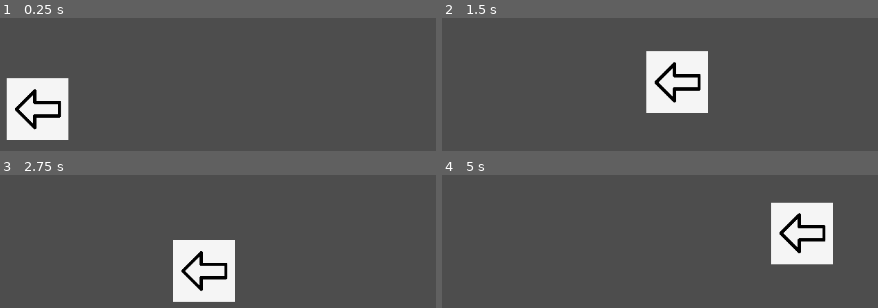
Above: before the commit, frames 1-4 (two rows, left to right).
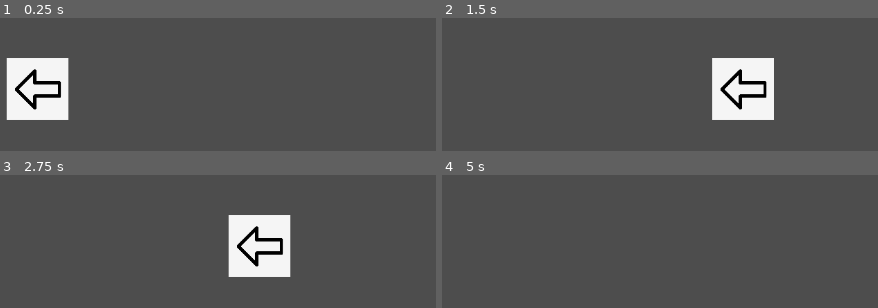
Above: after the commit, the same moments.

Repository: M1shaG/best-gamedev-ever
Game: Godot game, scene res://scenes/Game.tscn
Same seed, same stepped clock (60 frames per second), same inputs: the game is played once before the commit and once after it.
Inputs:
- Up to frame 1 (0.25 s): no input
- Up to frame 2 (1.5 s): tap Enter (ui_accept) at 0.5, 0.6, 0.77, 1.07, 1.35 s; hold Right (ui_right) from 0.53 s (still down)
- Up to frame 3 (2.75 s): tap Enter (ui_accept) at 1.52, 1.82, 2.1 s; release Right (ui_right) at 2.03 s; hold Left (ui_left) from 2.03 s (still down)
- Up to frame 4 (5 s): release Left (ui_left) at 2.78 s; hold Right (ui_right) 2.78-4.28 s; tap Enter (ui_accept) at 2.85, 3.02, 3.32, 3.6, 3.77, 4.07, 4.35, 4.52, 4.82 s; hold Left (ui_left) from 4.28 s (still down)

The runs differ from the first frame. In frame 1, 5.8% of the frame differs, in the area x 1-16%, y 30-92%; in frame 2, 13%, in the area x 46-77%, y 24-77%; in frame 3, 12%; in frame 4, 6.7%.

Commit message:
add up and down movement directions

Diff:
--- a/project.godot
+++ b/project.godot
@@ -33,3 +33,19 @@
 , Object(InputEventKey,"resource_local_to_scene":false,"resource_name":"","device":-1,"window_id":0,"alt_pressed":false …(183 unchanged characters)…
 ]
 }
+ui_up={
+"deadzone": 0.5,
+"events": [Object(InputEventKey,"resource_local_to_scene":false,"resource_name":"","device":0,"window_id":0,"alt_pressed":false,"shift_pressed":false,"ctrl_pressed":false,"meta_pressed":false,"pressed":false,"keycode":4194320,"physical_keycode":0,"key_label":0,"unicode":0,"location":0,"echo":false,"script":null)
+, Object(InputEventJoypadButton,"resource_local_to_scene":false,"resource_name":"","device":0,"button_index":11,"pressure":0.0,"pressed":false,"script":null)
+, Object(InputEventJoypadMotion,"resource_local_to_scene":false,"resource_name":"","device":0,"axis":1,"axis_value":-1.0,"script":null)
+, Object(InputEventKey,"resource_local_to_scene":false,"resource_name":"","device":-1,"window_id":0,"alt_pressed":false,"shift_pressed":false,"ctrl_pressed":false,"meta_pressed":false,"pressed":false,"keycode":0,"physical_keycode":87,"key_label":0,"unicode":119,"location":0,"echo":false,"script":null)
+]
+}
+ui_down={
+"deadzone": 0.5,
+"events": [Object(InputEventKey,"resource_local_to_scene":false,"resource_name":"","device":0,"window_id":0,"alt_pressed":false,"shift_pressed":false,"ctrl_pressed":false,"meta_pressed":false,"pressed":false,"keycode":4194322,"physical_keycode":0,"key_label":0,"unicode":0,"location":0,"echo":false,"script":null)
+, Object(InputEventJoypadButton,"resource_local_to_scene":false,"resource_name":"","device":0,"button_index":12,"pressure":0.0,"pressed":false,"script":null)
+, Object(InputEventJoypadMotion,"resource_local_to_scene":false,"resource_name":"","device":0,"axis":1,"axis_value":1.0,"script":null)
+, Object(InputEventKey,"resource_local_to_scene":false,"resource_name":"","device":-1,"window_id":0,"alt_pressed":false,"shift_pressed":false,"ctrl_pressed":false,"meta_pressed":false,"pressed":false,"keycode":0,"physical_keycode":83,"key_label":0,"unicode":115,"location":0,"echo":false,"script":null)
+]
+}
--- a/scenes/Game.tscn
+++ b/scenes/Game.tscn
@@ -1,21 +1,10 @@
-[gd_scene load_steps=3 format=3 uid="uid://cc3uygnixy2a6"]
+[gd_scene load_steps=2 format=3 uid="uid://cc3uygnixy2a6"]
 
 [ext_resource type="PackedScene" uid="uid://50aa3itmoamg" path="res://scenes/main_ch.tscn" id="1_ibkli"]
-
-[sub_resource type="WorldBoundaryShape2D" id="WorldBoundaryShape2D_ibkli"]
-distance = -78.2
 
 [node name="Node2D" type="Node2D"]
 
 [node name="CharacterBody2D" parent="." instance=ExtResource("1_ibkli")]
 position = Vector2(-560, -317)
 
-[node name="StaticBody2D" type="StaticBody2D" parent="."]
-position = Vector2(-560, -317)
-
-[node name="CollisionShape2D" type="CollisionShape2D" parent="StaticBody2D"]
-position = Vector2(550, 0)
-scale = Vector2(5, 5)
-shape = SubResource("WorldBoundaryShape2D_ibkli")
-
 [node name="Camera2D" type="Camera2D" parent="."]
--- a/scripts/main_ch.gd
+++ b/scripts/main_ch.gd
@@ -1,24 +1,11 @@
 extends CharacterBody2D
 
+@export var speed = 400
 
-const SPEED = 300.0
-const JUMP_VELOCITY = -400.0
+func get_input():
+	var input_direction = Input.get_vector("ui_left", "ui_right", "ui_up", "ui_down")
+	velocity = input_direction * speed
 
-func _physics_process(delta: float) -> void:
-	# Add the gravity.
-	if not is_on_floor():
-		velocity += get_gravity() * delta
-
-	# Handle jump.
-	if Input.is_action_just_pressed("ui_accept") and is_on_floor():
-		velocity.y = JUMP_VELOCITY
-
-	# Get the input direction and handle the movement/deceleration.
-	# As good practice, you should replace UI actions with custom gameplay actions.
-	var direction := Input.get_axis("ui_left", "ui_right")
-	if direction:
-		velocity.x = direction * SPEED
-	else:
-		velocity.x = move_toward(velocity.x, 0, SPEED)
-
+func _physics_process(delta):
+	get_input()
 	move_and_slide()
